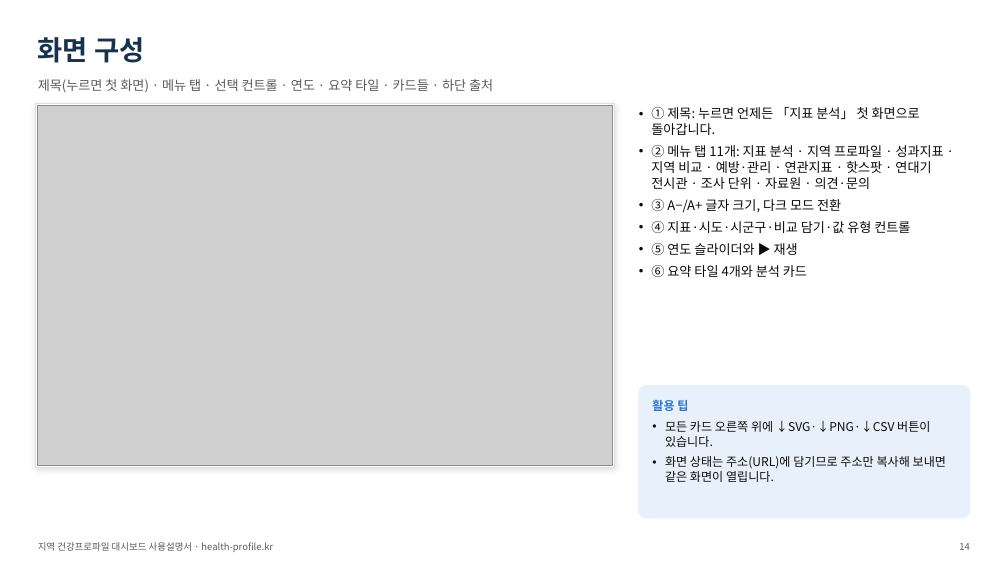
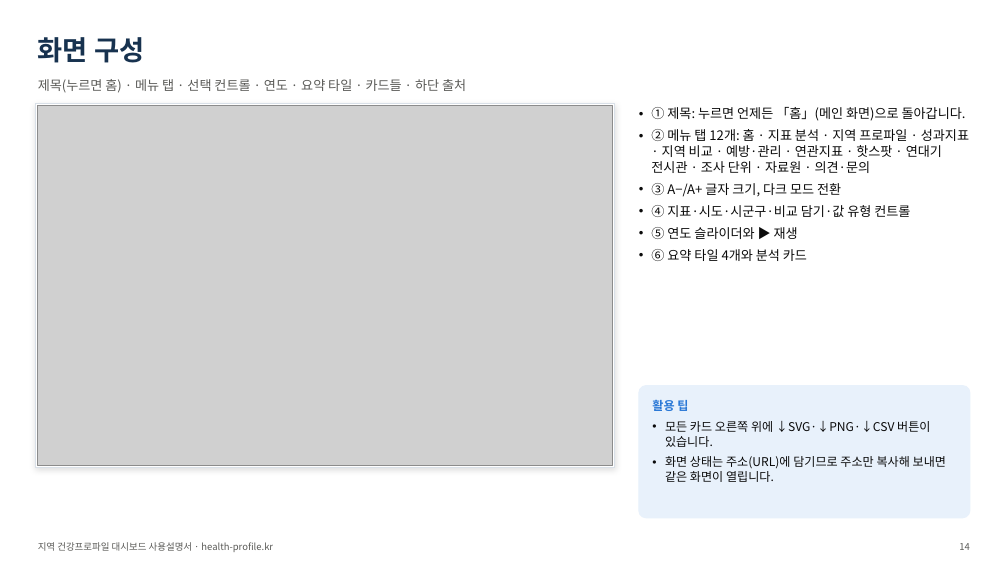
Before and after one commit to soonryu74/soonryu74.github.io, a slide deck: slide 14 of health-dashboard/docs/지역건강프로파일_대시보드_사용설명서_v1.pptx. Drawn at 1008x567 pixels with LibreOffice and Linux fonts; fonts in the diff are those of the drawing; grey boxes stand for pictures. Boxes give left, top, right and bottom in pixels: in the first picture for what was removed or moved away, otherwise in the second. Text is boxed around its words. In the diff, an @@ line names an element or a change of style, - is before the commit and + after.

```diff
--- a/health-dashboard/docs/지역건강프로파일_대시보드_사용설명서_v1.pptx
+++ b/health-dashboard/docs/지역건강프로파일_대시보드_사용설명서_v1.pptx
@@ text at [38, 79, 466, 93]: text changed @@
-제목(누르면 첫 화면) · 메뉴 탭 · 선택 컨트롤 · 연도 · 요약 타일 · 카드들 · 하단 출처
+제목(누르면 홈) · 메뉴 탭 · 선택 컨트롤 · 연도 · 요약 타일 · 카드들 · 하단 출처
@@ text at [651, 107, 969, 173]: text changed @@
-• ① 제목: 누르면 언제든 「지표 분석」 첫 화면으로 돌아갑니다.
-• ② 메뉴 탭 11개: 지표 분석 · 지역 프로파일 · 성과지표 · 지역 비교 · 예방·관리 · 연관지표 · 핫스팟 · 연대기 전시관 · 조사 단위 · 자료원 · 의견·문의
+• ① 제목: 누르면 언제든 「홈」(메인 화면)으로 돌아갑니다.
+• ② 메뉴 탭 12개: 홈 · 지표 분석 · 지역 프로파일 · 성과지표 · 지역 비교 · 예방·관리 · 연관지표 · 핫스팟 · 연대기 전시관 · 조사 단위 · 자료원 · 의견·문의
```
Also in this commit, not shown: 45 other slides changed, 1 slide added, 12 other files.
